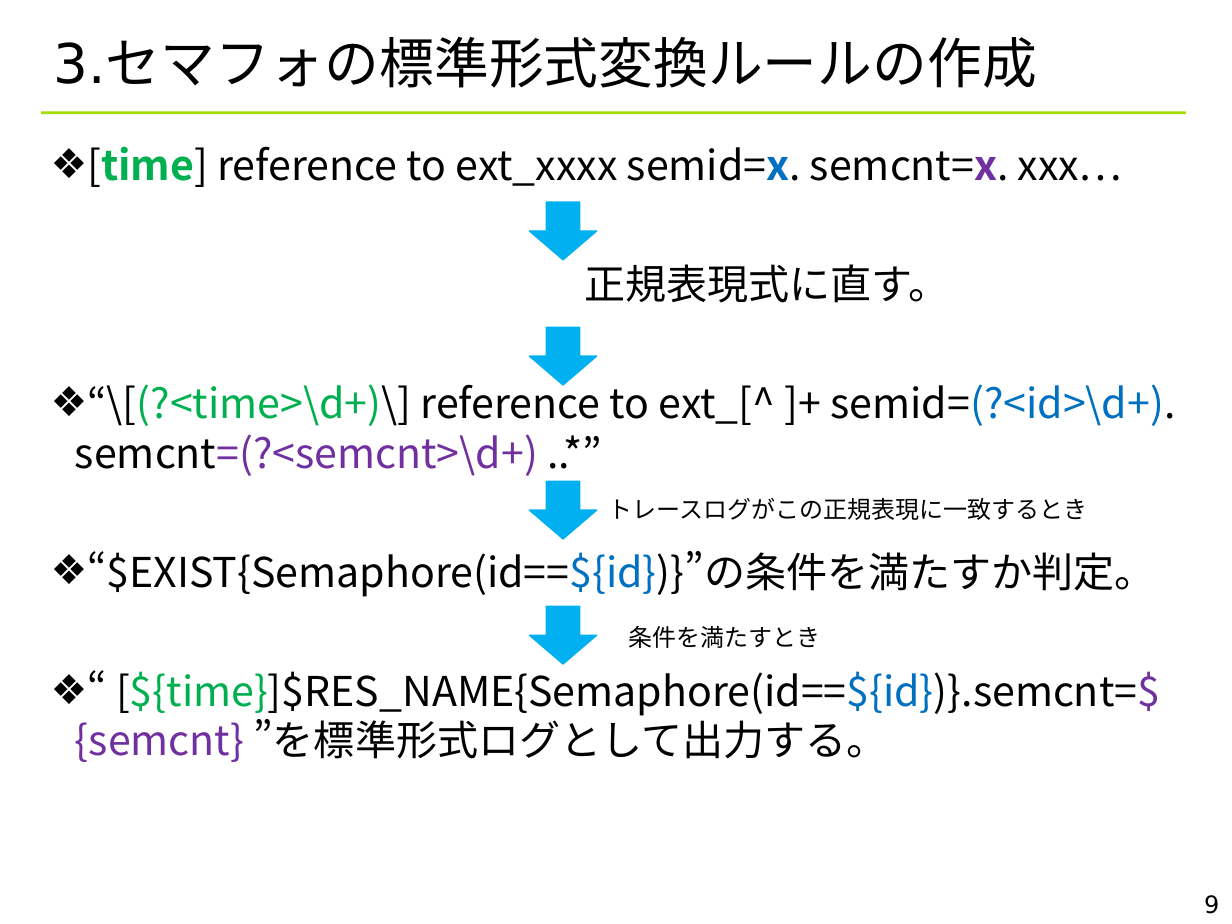
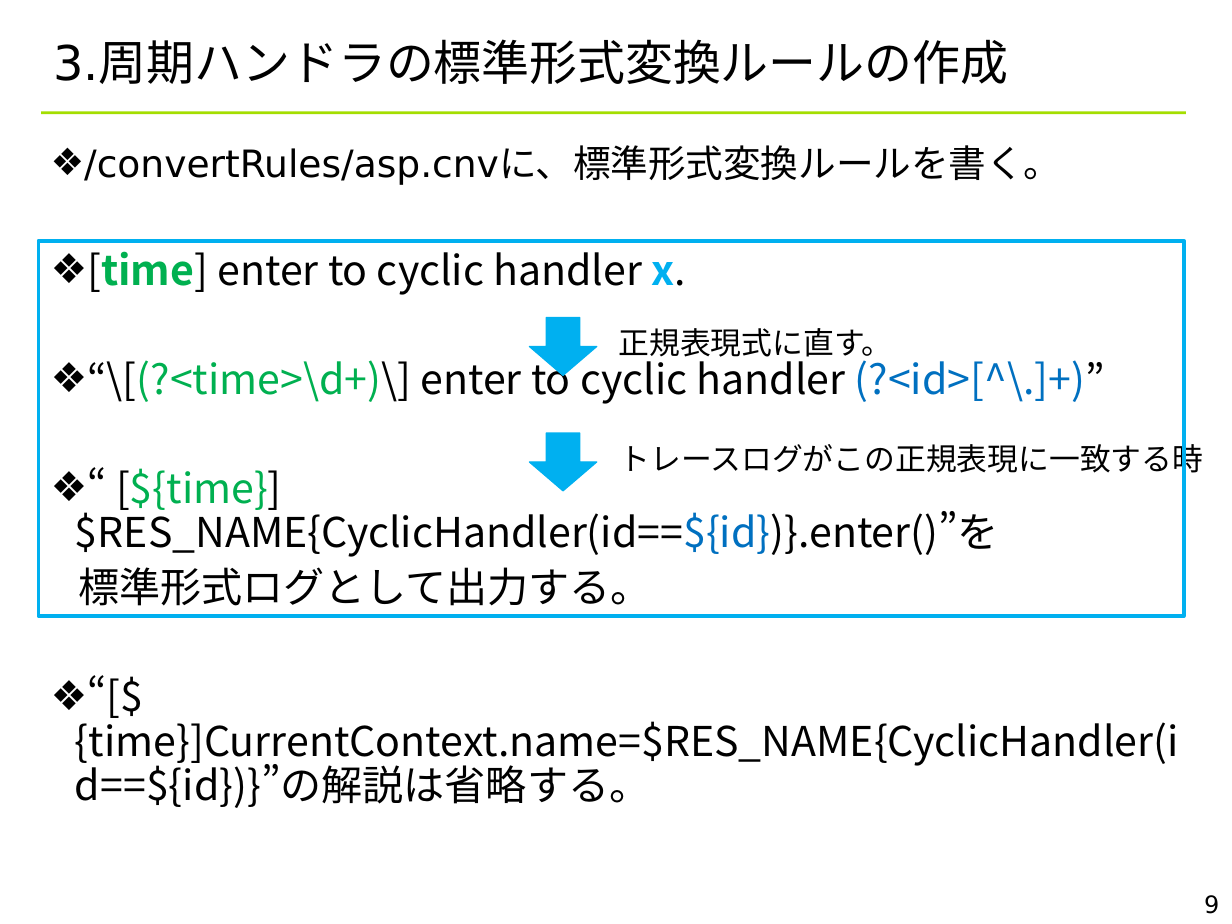
Before and after one commit to YixiaoLi/tlv4mc, a slide deck: slide 9 of doc/TLV_convert_rules.ppt. Drawn at 1232x924 pixels with LibreOffice and Linux fonts; fonts in the diff are those of the drawing; background and template pictures are left out. Boxes give left, top, right and bottom in pixels: in the first picture for what was removed or moved away, otherwise in the second. Text is boxed around its words. In the diff, an @@ line names an element or a change of style, - is before the commit and + after.

Commit message:
マニュアル修正 サンプルプログラム修正 リソースヘッダ修正

```diff
--- a/doc/TLV_convert_rules.ppt
+++ b/doc/TLV_convert_rules.ppt
@@ title at (53, 41, 1008, 84): text changed; size 32 to 28 pt @@
-3.セマフォの標準形式変換ルールの作成
+3.周期ハンドラの標準形式変換ルールの作成
@@ text at (51, 145, 1179, 808): text changed @@
-❖ [time] reference to ext_xxxx semid=x. semcnt=x. xxx…
-正規表現式に直す。
-❖ “\[(?<time>\d+)\] reference to ext_[^ ]+ semid=(?<id>\d+). semcnt=(?<semcnt>\d+) ..*”
-❖ “$EXIST{Semaphore(id==${id})}”の条件を満たすか判定。
-❖ “ [${time}]$RES_NAME{Semaphore(id==${id})}.semcnt=${semcnt} ”を標準形式ログとして出力する。
+  ❖ /convertRules/asp.cnvに、標準形式変換ルールを書く。
+❖ [time] enter to cyclic handler x.
+❖ “\[(?<time>\d+)\] enter to cyclic handler (?<id>[^\.]+)”
+❖ “ [${time}]$RES_NAME{CyclicHandler(id==${id})}.enter()”を
+標準形式ログとして出力する。
+❖ “[${time}]CurrentContext.name=$RES_NAME{CyclicHandler(id==${id})}”の解説は省略する。
@@ down arrow removed at (530, 202, 598, 260) @@
@@ rectangle added at (38, 240, 1184, 616), outline #00B0F0 2.24 pt @@
@@ down arrow: place and size @@
-down arrow at (530, 328, 598, 386)
+down arrow at (530, 318, 598, 376)
@@ text added at (618, 328, 892, 363), 18 pt, text #000000 @@
+正規表現式に直す。
@@ down arrow: place and size @@
-down arrow at (530, 482, 598, 540)
+down arrow at (530, 434, 598, 492)
@@ text at (620, 438, 1204, 478): text changed; size 14 to 18 pt @@
-トレースログがこの正規表現に一致するとき
+トレースログがこの正規表現に一致する時
@@ down arrow removed at (530, 606, 598, 664) @@
@@ text removed at (628, 626, 820, 648) @@
-条件を満たすとき
```
Also in this commit, not shown: 12 other slides changed, 8 other files.
